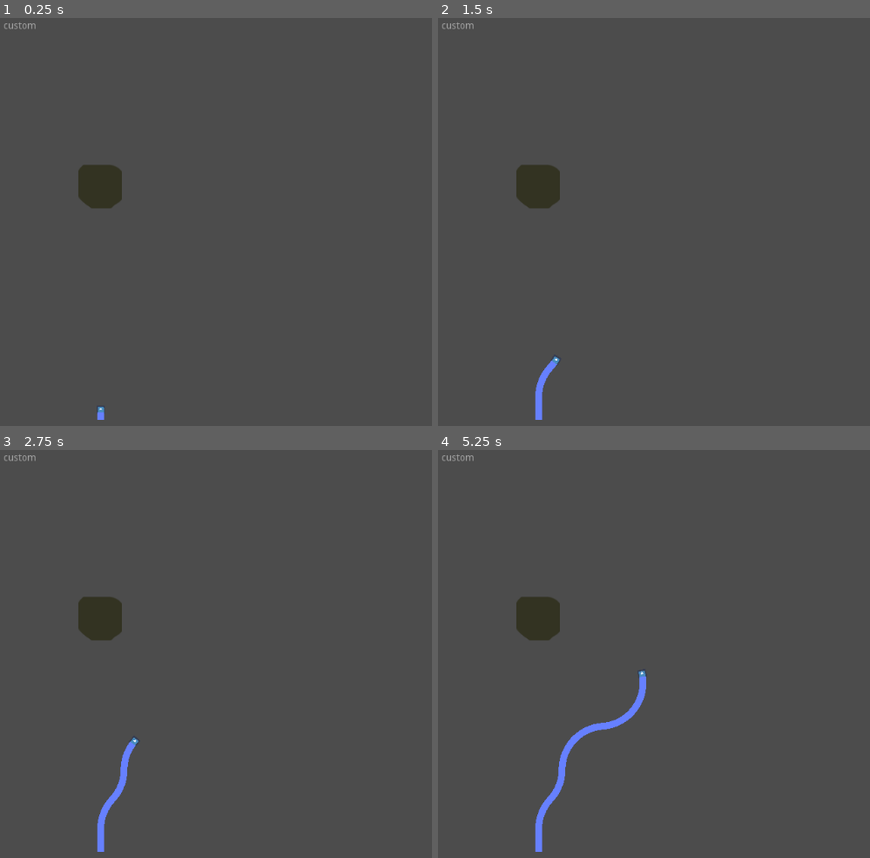
Above: before the commit, frames 1-4 (two rows, left to right).
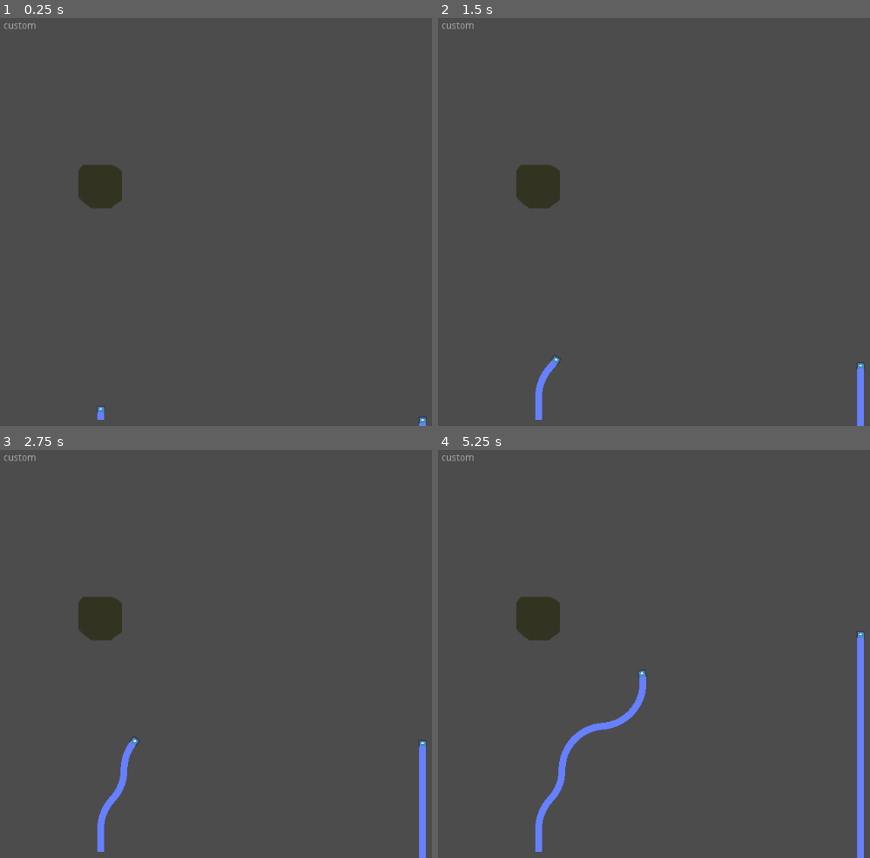
Above: after the commit, the same moments.

Repository: HedgeLizards/GGJ23
Game: Godot game, scene res://scenes/World.tscn
The game is run twice, just before and just after one commit, with the same random seed, the same clock (stepped at 60 frames per second) and the same inputs. The engine's default icon, where the game draws it, is replaced by a stand-in: a white triangle on a blue panel in a dark square.
Inputs:
- Up to frame 1 (0.25 s): no input
- Up to frame 2 (1.5 s): tap Enter at 0.5 s; hold D (right, bound only before the commit) 0.53-1.28 s; hold A (left, bound only before the commit) from 1.28 s (still down)
- Up to frame 3 (2.75 s): release A (left, bound only before the commit) at 2.03 s; hold D (right, bound only before the commit) from 2.03 s (still down)
- Up to frame 4 (5.25 s): tap Space at 2.75, 5 s; release D (right, bound only before the commit) at 3.53 s; hold A (left, bound only before the commit) from 3.53 s (still down); tap Enter at 4.25 s

The runs differ from the first frame. In frame 1, less than 0.1% of the frame differs, in the area x 96-99%, y 97-100%; in frame 2, 0.2%; in frame 3, 0.5%; in frame 4, 0.9%, in the area x 96-99%, y 44-100%.

Commit message:
splitting

Diff:
--- a/project.godot
+++ b/project.godot
@@ -33,28 +33,34 @@
 
 [input]
 
-up={
+left1={
+"deadzone": 0.5,
+"events": [ Object(InputEventKey,"resource_local_to_scene":false,"resource_name":"","device":0,"alt":false,"shift":false,"control":false,"meta":false,"command":false,"pressed":false,"scancode":0,"physical_scancode":65,"unicode":0,"echo":false,"script":null)
+ ]
+}
+right1={
+"deadzone": 0.5,
+"events": [ Object(InputEventKey,"resource_local_to_scene":false,"resource_name":"","device":0,"alt":false,"shift":false,"control":false,"meta":false,"command":false,"pressed":false,"scancode":0,"physical_scancode":68,"unicode":0,"echo":false,"script":null)
+ ]
+}
+left2={
+"deadzone": 0.5,
+"events": [ Object(InputEventKey,"resource_local_to_scene":false,"resource_name":"","device":0,"alt":false,"shift":false,"control":false,"meta":false,"command":false,"pressed":false,"scancode":0,"physical_scancode":16777231,"unicode":0,"echo":false,"script":null)
+ ]
+}
+right2={
+"deadzone": 0.5,
+"events": [ Object(InputEventKey,"resource_local_to_scene":false,"resource_name":"","device":0,"alt":false,"shift":false,"control":false,"meta":false,"command":false,"pressed":false,"scancode":0,"physical_scancode":16777233,"unicode":0,"echo":false,"script":null)
+ ]
+}
+power1={
 "deadzone": 0.5,
 "events": [ Object(InputEventKey,"resource_local_to_scene":false,"resource_name":"","device":0,"alt":false,"shift":false,"control":false,"meta":false,"command":false,"pressed":false,"scancode":0,"physical_scancode":87,"unicode":0,"echo":false,"script":null)
-, Object(InputEventKey,"resource_local_to_scene":false,"resource_name":"","device":0,"alt":false,"shift":false,"control":false,"meta":false,"command":false,"pressed":false,"scancode":0,"physical_scancode":16777232,"unicode":0,"echo":false,"script":null)
  ]
 }
-down={
+power2={
 "deadzone": 0.5,
-"events": [ Object(InputEventKey,"resource_local_to_scene":false,"resource_name":"","device":0,"alt":false,"shift":false,"control":false,"meta":false,"command":false,"pressed":false,"scancode":0,"physical_scancode":83,"unicode":0,"echo":false,"script":null)
-, Object(InputEventKey,"resource_local_to_scene":false,"resource_name":"","device":0,"alt":false,"shift":false,"control":false,"meta":false,"command":false,"pressed":false,"scancode":0,"physical_scancode":16777234,"unicode":0,"echo":false,"script":null)
- ]
-}
-left={
-"deadzone": 0.5,
-"events": [ Object(InputEventKey,"resource_local_to_scene":false,"resource_name":"","device":0,"alt":false,"shift":false,"control":false,"meta":false,"command":false,"pressed":false,"scancode":0,"physical_scancode":65,"unicode":0,"echo":false,"script":null)
-, Object(InputEventKey,"resource_local_to_scene":false,"resource_name":"","device":0,"alt":false,"shift":false,"control":false,"meta":false,"command":false,"pressed":false,"scancode":0,"physical_scancode":16777231,"unicode":0,"echo":false,"script":null)
- ]
-}
-right={
-"deadzone": 0.5,
-"events": [ Object(InputEventKey,"resource_local_to_scene":false,"resource_name":"","device":0,"alt":false,"shift":false,"control":false,"meta":false,"command":false,"pressed":false,"scancode":0,"physical_scancode":68,"unicode":0,"echo":false,"script":null)
-, Object(InputEventKey,"resource_local_to_scene":false,"resource_name":"","device":0,"alt":false,"shift":false,"control":false,"meta":false,"command":false,"pressed":false,"scancode":0,"physical_scancode":16777233,"unicode":0,"echo":false,"script":null)
+"events": [ Object(InputEventKey,"resource_local_to_scene":false,"resource_name":"","device":0,"alt":false,"shift":false,"control":false,"meta":false,"command":false,"pressed":false,"scancode":0,"physical_scancode":16777232,"unicode":0,"echo":false,"script":null)
  ]
 }
 
--- a/scenes/Germ.tscn
+++ b/scenes/Germ.tscn
@@ -1,15 +1,22 @@
-[gd_scene load_steps=3 format=2]
+[gd_scene load_steps=4 format=2]
 
 [ext_resource path="res://icon.png" type="Texture" id=1]
+[ext_resource path="res://scripts/germ.gd" type="Script" id=2]
 
 [sub_resource type="CircleShape2D" id=1]
 radius = 6.0
 
-[node name="Germ" type="KinematicBody2D"]
+[node name="Germ" type="Node2D"]
+script = ExtResource( 2 )
 
-[node name="Icon" type="Sprite" parent="."]
+[node name="Tip" type="KinematicBody2D" parent="."]
+collision_layer = 0
+
+[node name="Icon" type="Sprite" parent="Tip"]
 scale = Vector2( 0.2, 0.2 )
 texture = ExtResource( 1 )
 
-[node name="CollisionShape2D" type="CollisionShape2D" parent="."]
+[node name="CollisionShape2D" type="CollisionShape2D" parent="Tip"]
 shape = SubResource( 1 )
+
+[node name="Segments" type="Line2D" parent="."]
--- /dev/null
+++ b/scenes/Player.gd
@@ -0,0 +1,16 @@
+extends Node2D
+
+
+# Declare member variables here. Examples:
+# var a = 2
+# var b = "text"
+
+
+# Called when the node enters the scene tree for the first time.
+func _ready():
+	pass # Replace with function body.
+
+
+# Called every frame. 'delta' is the elapsed time since the previous frame.
+#func _process(delta):
+#	pass
--- a/scenes/Player.tscn
+++ b/scenes/Player.tscn
@@ -1,8 +1,7 @@
-[gd_scene load_steps=4 format=2]
+[gd_scene load_steps=3 format=2]
 
 [ext_resource path="res://scripts/player.gd" type="Script" id=1]
 [ext_resource path="res://scenes/Germ.tscn" type="PackedScene" id=2]
-[ext_resource path="res://scenes/Segment.tscn" type="PackedScene" id=3]
 
 [node name="Player" type="Node2D"]
 script = ExtResource( 1 )
@@ -10,6 +9,3 @@
 [node name="Seed" type="Node2D" parent="."]
 
 [node name="Germ" parent="." instance=ExtResource( 2 )]
-
-[node name="Segments" parent="." instance=ExtResource( 3 )]
-default_color = Color( 0.4, 0.501961, 1, 1 )
--- a/scenes/World.tscn
+++ b/scenes/World.tscn
@@ -14,8 +14,13 @@
 margin_right = 52.0
 margin_bottom = 19.0
 
-[node name="Player" parent="." instance=ExtResource( 1 )]
+[node name="Player1" parent="." instance=ExtResource( 1 )]
 position = Vector2( 148, 592 )
+id = 1
+
+[node name="Player2" parent="." instance=ExtResource( 1 )]
+position = Vector2( 621, 608 )
+id = 2
 
 [node name="Stone" parent="." instance=ExtResource( 3 )]
 position = Vector2( 147, 248 )
--- /dev/null
+++ b/scripts/germ.gd
@@ -0,0 +1,29 @@
+extends Node2D
+
+
+export var speed = 64
+export var rotation_speed = 1
+var mirror = 1
+
+var id
+func _ready():
+	id = get_parent().id
+
+func _physics_process(delta):
+	var inp = mirror * int(Input.is_action_pressed("right" + str(id))) - int(Input.is_action_pressed("left" + str(id)))
+	$Tip.rotation += inp * delta * rotation_speed
+
+	var vel = Vector2(0, -speed).rotated($Tip.rotation)
+
+	$Tip.move_and_slide(vel)
+
+	if $Segments.get_point_count() == 0 || $Tip.position.distance_to($Segments.get_point_position($Segments.get_point_count() - 1)) > 5:
+		$Segments.add_point($Tip.position)
+
+func _input(event):
+	if Input.is_action_just_pressed("power"+str(id)):
+		var newGerm = self.duplicate()
+		newGerm.mirror = -mirror
+		$Tip.rotation += 0.1
+		newGerm.get_node("Tip").rotation -= 0.1
+		get_parent().add_child(newGerm)
--- a/scripts/player.gd
+++ b/scripts/player.gd
@@ -1,18 +1,20 @@
 extends Node2D
 
 
-export var speed = 64
-export var rotation_speed = 1
+#export var speed = 64
+#export var rotation_speed = 1
+export var id = 0
+#var mirror = 1
 #var segments = PoolVector2Array()
 
 
-func _physics_process(delta):
-	var inp = int(Input.is_action_pressed("right")) - int(Input.is_action_pressed("left"))
-	$Germ.rotation += inp * delta * rotation_speed
-
-	var vel = Vector2(0, -speed).rotated($Germ.rotation)
-
-	$Germ.move_and_slide(vel)
-
-	if $Segments.get_point_count() == 0 || $Germ.position.distance_to($Segments.get_point_position($Segments.get_point_count() - 1)) > 5:
-		$Segments.add_point($Germ.position)
+#func __physics_process(delta):
+#	var inp = mirror * int(Input.is_action_pressed("right" + str(id))) - int(Input.is_action_pressed("left" + str(id)))
+#	$Germ/Tip.rotation += inp * delta * rotation_speed
+#
+#	var vel = Vector2(0, -speed).rotated($Germ/Tip.rotation)
+#
+#	$Germ/Tip.move_and_slide(vel)
+#
+#	if $Germ/Segments.get_point_count() == 0 || $Germ/Tip.position.distance_to($Germ/Segments.get_point_position($Germ/Segments.get_point_count() - 1)) > 5:
+#		$Germ/Segments.add_point($Germ/Tip.position)
